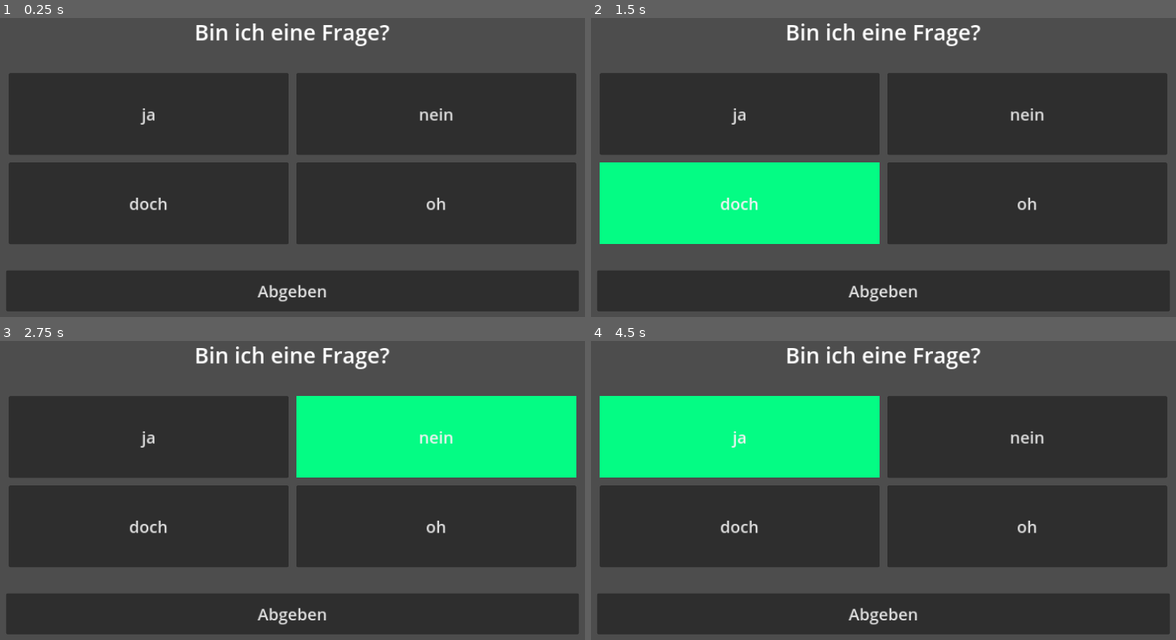
Above: before the commit, frames 1-4 (two rows, left to right).
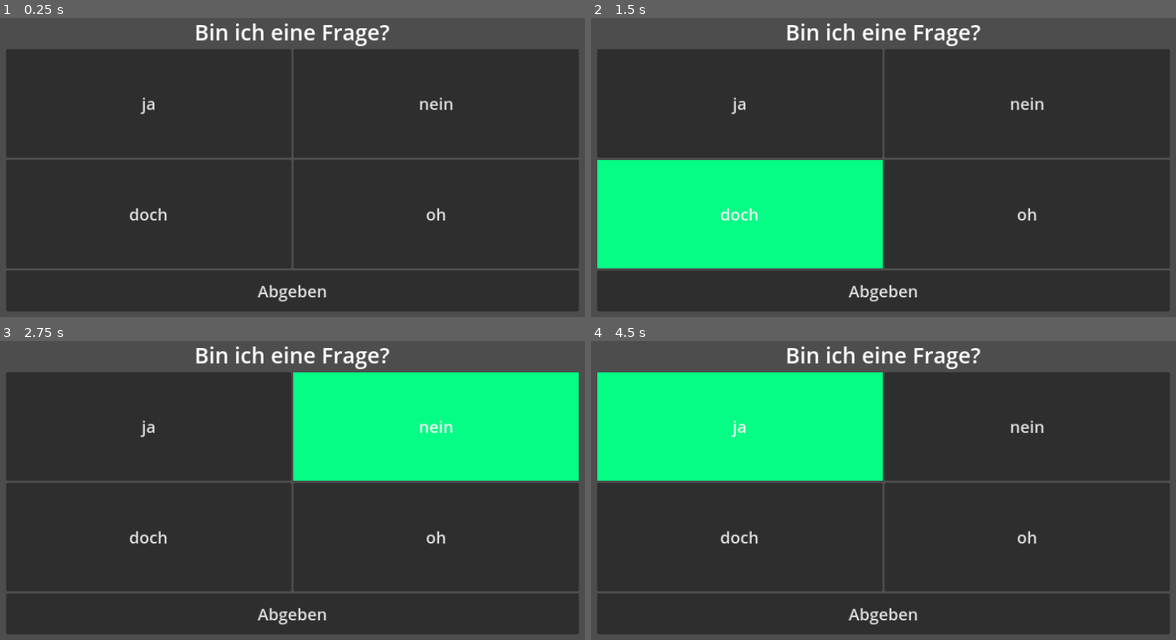
Above: after the commit, the same moments.

Repository: hfxbse/mparty
Game: Godot game, scene res://question_panel/question_panel.tscn
The game is run twice, just before and just after one commit, with the same random seed, the same clock (stepped at 60 frames per second) and the same inputs. This scene is started directly instead of the project's main scene.
Inputs:
- Up to frame 1 (0.25 s): no input
- Up to frame 2 (1.5 s): click "ja" at 0.5 s; click "doch" at 1.25 s
- Up to frame 3 (2.75 s): click "nein" at 2 s
- Up to frame 4 (4.5 s): click "oh" at 2.75 s; click "Abgeben" at 3.5 s; click "ja" at 4.25 s

The runs differ from the first frame. In frame 1, 18% of the frame differs, in the area x 1-99%, y 10-84%; in frame 2, 19%; in frame 3, 19%; in frame 4, 19%.

Commit message:
refactored question panel

Diff:
--- a/question_panel/answer_button.gd
+++ b/question_panel/answer_button.gd
@@ -1,17 +1,23 @@
-class_name AnswerButton extends Button
+@tool
+
+class_name AnswerButton extends Node
 
 signal answer_selected(answer_text: String)
 
-func _init(button_text):
-	self.text = button_text
-	self.custom_minimum_size = Vector2(100, 150)
-	self.add_theme_font_size_override("font_size", 30)
-	self.pressed.connect(_on_answer_button_pressed)
 
-	var pressed_style_box = StyleBoxFlat.new()
-	pressed_style_box.bg_color = Color(0.015, 0.988, 0.517)
-	self.add_theme_stylebox_override("focus", pressed_style_box)
+@onready var answer_button = $Button
+@export var button_text: String = "":
+	set(text):
+		if text != button_text:
+			button_text = text
 
-func _on_answer_button_pressed():
-	self.add_theme_color_override("color", Color(100.0, 100.0, 100.0))
-	answer_selected.emit(self.text)
+			if answer_button:
+				answer_button.text = text
+
+
+func _ready():
+	answer_button.text = button_text
+
+
+func _on_button_pressed():
+	answer_selected.emit(answer_button.text)
--- /dev/null
+++ b/question_panel/answer_button.tscn
@@ -0,0 +1,23 @@
+[gd_scene load_steps=3 format=3 uid="uid://dyx17trotpesx"]
+
+[ext_resource type="Script" path="res://question_panel/answer_button.gd" id="1_wwjbo"]
+
+[sub_resource type="StyleBoxFlat" id="StyleBoxFlat_lknxa"]
+bg_color = Color(0.02, 0.99, 0.52, 1)
+
+[node name="MarginContainer" type="MarginContainer"]
+offset_right = 40.0
+offset_bottom = 40.0
+size_flags_horizontal = 3
+size_flags_vertical = 3
+script = ExtResource("1_wwjbo")
+
+[node name="Button" type="Button" parent="."]
+custom_minimum_size = Vector2(100, 150)
+layout_mode = 2
+theme_override_colors/font_pressed_color = Color(100, 100, 100, 1)
+theme_override_font_sizes/font_size = 30
+theme_override_styles/focus = SubResource("StyleBoxFlat_lknxa")
+text = "test"
+
+[connection signal="pressed" from="Button" to="." method="_on_button_pressed"]
--- a/question_panel/question_panel.gd
+++ b/question_panel/question_panel.gd
@@ -7,36 +7,25 @@
 
 func _ready():
 	var question_handler = preload("res://data_providers/resources/question_provider.tres")
-	var counter = 0
 	# Need to get difficulty from map
 	question = question_handler.get_random_question(Question.Difficulty.EASY)
 	question_label.set_text(question.question)
 
 	for answer_possibility in question.answer_possibilities:
-		var answer_button = create_answer_button(answer_possibility, _on_answer_selected, 5)
+		var answer_button = create_answer_button(answer_possibility, _on_answer_selected)
 
-		if counter % 2 == 0:
-			answer_container.get_child(0).add_child(answer_button)
-		else:
-			answer_container.get_child(1).add_child(answer_button)
-
-		counter += 1
+		answer_container.add_child(answer_button)
 
 
-func create_answer_button(answer, selected_receiver, margin):
-		var answer_button = AnswerButton.new(answer)
-		var margin_container = MarginContainer.new()
+func create_answer_button(answer, selected_receiver):
+		var scene = preload("res://question_panel/answer_button.tscn")
+		var answer_button = scene.instantiate()
+		answer_button.button_text = answer
 
-		margin_container.add_theme_constant_override("margin_left", margin)
-		margin_container.add_theme_constant_override("margin_right", margin)
-		margin_container.add_theme_constant_override("margin_top", margin)
-		margin_container.add_theme_constant_override("margin_bottom", margin)
+		# connect answer-selected signal from AnswerButton
+		answer_button.answer_selected.connect(selected_receiver)
 
-		answer_button.answer_selected.connect(_on_answer_selected)
-
-		margin_container.add_child(answer_button)
-
-		return margin_container
+		return answer_button
 
 
 func _on_answer_selected(answer_text):
--- a/question_panel/question_panel.tscn
+++ b/question_panel/question_panel.tscn
@@ -31,19 +31,10 @@
 horizontal_alignment = 1
 vertical_alignment = 1
 
-[node name="AnswerContainer" type="HBoxContainer" parent="MarginContainer/QuestionContainer"]
+[node name="AnswerContainer" type="GridContainer" parent="MarginContainer/QuestionContainer"]
 layout_mode = 2
 size_flags_vertical = 3
-
-[node name="AnswerColumn1" type="VBoxContainer" parent="MarginContainer/QuestionContainer/AnswerContainer"]
-layout_mode = 2
-size_flags_horizontal = 3
-alignment = 1
-
-[node name="AnswerColumn2" type="VBoxContainer" parent="MarginContainer/QuestionContainer/AnswerContainer"]
-layout_mode = 2
-size_flags_horizontal = 3
-alignment = 1
+columns = 2
 
 [node name="SubmitButton" type="Button" parent="MarginContainer/QuestionContainer"]
 custom_minimum_size = Vector2(100, 75)
